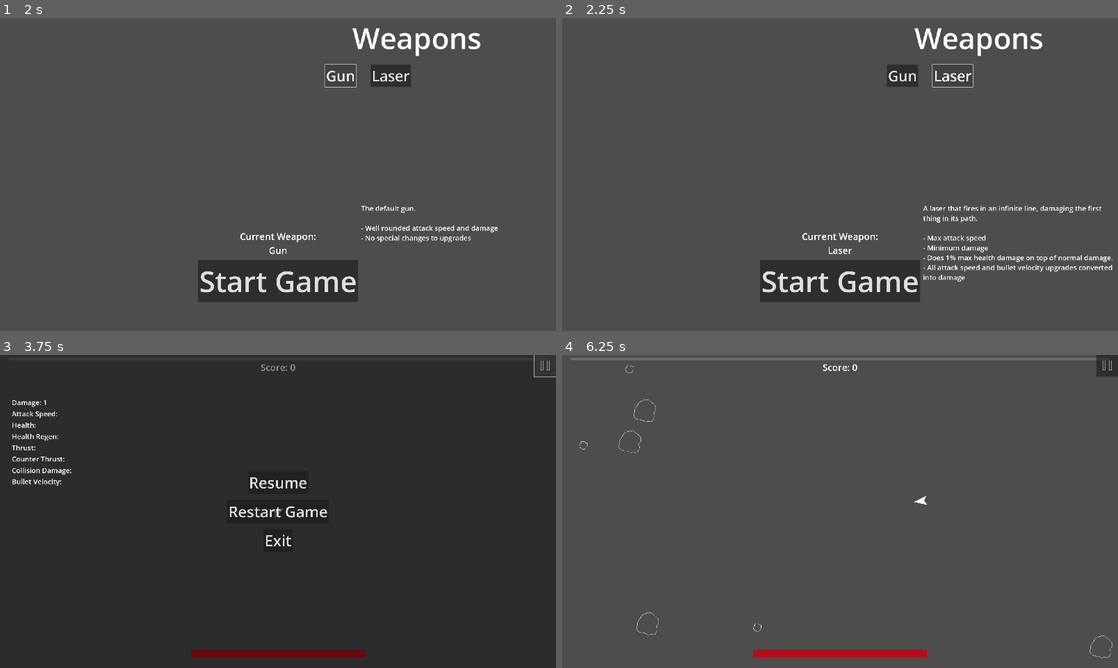
Above: before the commit, frames 1-4 (two rows, left to right).
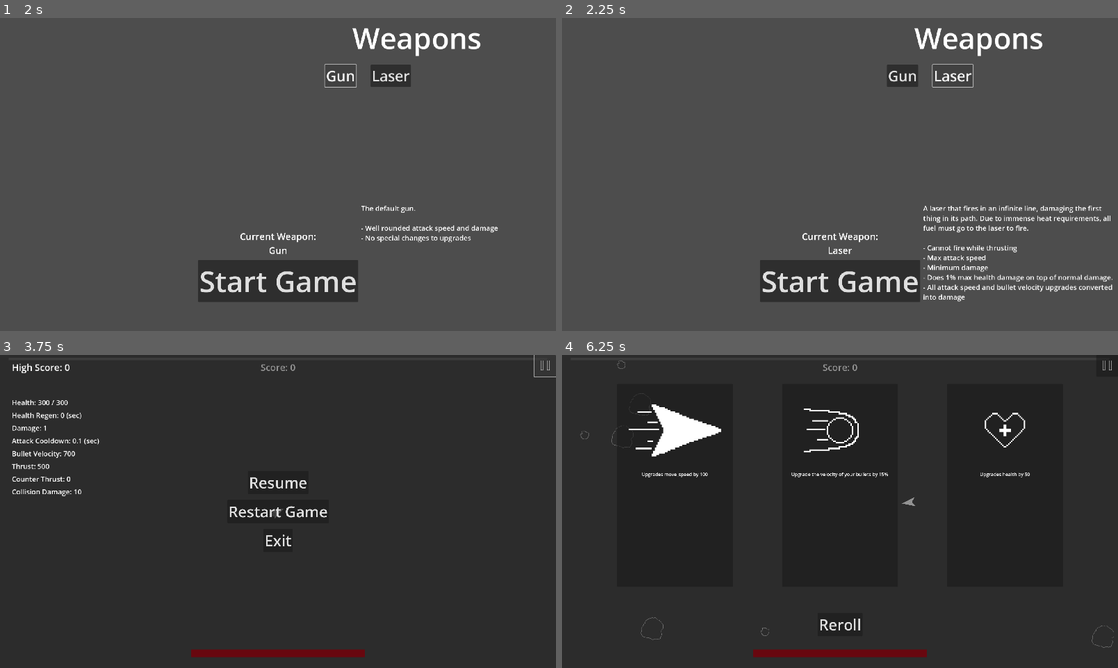
Above: after the commit, the same moments.

Repository: CoilSeb/AsteroidsPersonal
Game: Godot game, scene res://Scenes/Screens/Start Screen/StartScreen.tscn
Same seed, same stepped clock (60 frames per second), same inputs: the game is played once before the commit and once after it.
Inputs (mouse positions are in pixels of both pictures, inside the frame that each line leads up to):
- Up to frame 1 (2 s): click "Start Game" at 0.5 s; click "Gun" at 1.25 s
- Up to frame 2 (2.25 s): click "Laser" at 2 s
- Up to frame 3 (3.75 s): click "Start Game" at 2.75 s; click (544, 364) at 3.5 s
- Up to frame 4 (6.25 s): click "Resume" at 4.25 s; move the mouse to (962, 495) at 5.02 s; press the mouse at (962, 495) at 5.03 s; hold D (rotate_right) 5.03-5.78 s; right-click (962, 495) at 5.3 s; move the mouse to (728, 527) at 5.77 s; release the mouse at (728, 527) at 5.78 s; hold S (move_backward) from 5.78 s (still down); right-click (728, 527) at 5.85 s; tap R (reroll) at 6.05 s

Frame 1 is identical in both runs. In frame 2, 1.8% of the frame differs, in the area x 65-99%, y 63-91%; in frame 3, 1.2%; in frame 4, 99%, in the area x 0-100%, y 0-100%.

Commit message:
Update laser process mode and fix laser queue_free bug

Diff:
--- a/Global Scripts/Global.gd
+++ b/Global Scripts/Global.gd
@@ -15,6 +15,7 @@
 var exp
 var exp_threshold
 var weapon
+var laser_made
 
 var start_upgrades = [
 	preload("res://Upgrades/Solo_Upgrades/damage_up.tres"),
@@ -57,10 +58,11 @@
 	match weapon:
 		"Gun":
 			damage = 10
-			attack_speed = 1
+			attack_speed = 0.75
 		"Laser":
 			damage = 1
 			attack_speed = 0.1
+			laser_made = false
 
 	bullet_velocity = 700
 	collision_damage = 10
@@ -91,3 +93,14 @@
 		return 0
 	var data = json.get_data()
 	return data["High Score"]
+
+
+func get_score_text(value):
+	var score_string = str(value)
+	var score_text = ""
+	for i in range(len(score_string)):
+		score_text += score_string[i]
+		var distance = len(score_string) - i
+		if distance != 1 and distance % 3 == 1:
+			score_text += ","
+	return score_text
--- a/Scenes/Laser/Laser.gd
+++ b/Scenes/Laser/Laser.gd
@@ -27,3 +27,7 @@
 				shoot_timer.start(Global.attack_speed)
 		line.rotation = laser.target_position.angle()
 		line.points[1].x = end.position.length()
+
+	if get_tree().paused:
+		Global.laser_made = false
+		queue_free()
--- a/Scenes/Laser/laser.tscn
+++ b/Scenes/Laser/laser.tscn
@@ -3,6 +3,7 @@
 [ext_resource type="Script" path="res://Scenes/Laser/Laser.gd" id="1_85vll"]
 
 [node name="Laser" type="RayCast2D"]
+process_mode = 3
 position = Vector2(0, 540)
 target_position = Vector2(1920, 0)
 collision_mask = 4
--- a/Scenes/Player/Player.gd
+++ b/Scenes/Player/Player.gd
@@ -2,6 +2,7 @@
 
 @onready var GameScene = get_parent()
 @onready var Ui = get_parent().get_node("UI")
+@onready var thrust_sprite_2d = $Thrust_Sprite2D
 
 var bulletScene = preload("res://Scenes/Bullets/Bullet.tscn")
 var laserScene = preload("res://Scenes/Laser/laser.tscn")
@@ -15,7 +16,6 @@
 var immunity_timer = null
 var using_mouse = false
 var weapon = Global.weapon
-var laser_made = false
 var can_move = true
 
 
@@ -56,28 +56,30 @@
 		using_mouse = true
 	if using_mouse == true:
 		rotate(get_angle_to(get_global_mouse_position()) + (0.5 * PI))
-	if (Input.is_action_pressed("move_forward") || Input.is_action_pressed("M1")) && can_move:
+	if Input.is_action_pressed("move_forward") && can_move:
 		velocity += ((Vector2(0, -1) * thrust * delta).rotated(rotation))
+		thrust_sprite_2d.show()
 	elif Input.is_action_just_pressed("move_backward"):
 		velocity += ((Vector2(0, 10) * counter_thrust * delta).rotated(rotation))
 	else:
+		thrust_sprite_2d.hide()
 		velocity = lerp(velocity, Vector2.ZERO, slowDown * delta)
 		if velocity.length() >= -10 && velocity.length() <= 10:
 			velocity = Vector2.ZERO
-
 
 	move_and_collide(velocity * delta)
 
 	# Shooting
 	if weapon == "Laser":
-		if Input.is_action_pressed("shoot") || Input.is_action_pressed("M2"):
-			if !laser_made:
+		if Input.is_action_pressed("shoot") && !Input.is_action_pressed("move_forward"):
+			if !Global.laser_made:
 				make_laser()
 			laserInstance.global_position = global_position + Vector2(0, -15).rotated(rotation)
 			laserInstance.direction = Vector2.UP.rotated(rotation)
-		if Input.is_action_just_released("shoot") || Input.is_action_just_released("M2"):
-			laserInstance.queue_free()
-			laser_made = false
+		if Input.is_action_just_released("shoot") || Input.is_action_pressed("move_forward") || Input.is_action_pressed("move_backward"):
+			if laserInstance != null:
+				laserInstance.queue_free()
+				Global.laser_made = false
 	if weapon == "Gun":
 		if (Input.is_action_pressed("shoot") || Input.is_action_pressed("M2")) && shootTimer.time_left == 0:  # Use action_just_pressed to prevent multiple bullets on a single press
 			var bulletInstance = bulletScene.instantiate()  # Create a new instance of the Bullet scene
@@ -95,7 +97,7 @@
 func make_laser():
 	laserInstance = laserScene.instantiate()
 	get_parent().add_child(laserInstance)
-	laser_made = true
+	Global.laser_made = true
 
 
 func _on_area_2d_area_entered(area):
--- a/Scenes/Player/Player.tscn
+++ b/Scenes/Player/Player.tscn
@@ -1,7 +1,8 @@
-[gd_scene load_steps=4 format=3 uid="uid://bmiu6wiv2qyw3"]
+[gd_scene load_steps=5 format=3 uid="uid://bmiu6wiv2qyw3"]
 
 [ext_resource type="Script" path="res://Scenes/Player/Player.gd" id="1_awws1"]
 [ext_resource type="Texture2D" uid="uid://cy2p3man040cg" path="res://Sprites/Other/Player-1.png.png" id="2_fdo7j"]
+[ext_resource type="Texture2D" uid="uid://cleolfa5jahst" path="res://Sprites/Other/Thrust-1.png (2).png" id="3_16tuw"]
 
 [sub_resource type="CircleShape2D" id="CircleShape2D_sawk4"]
 radius = 25.0
@@ -17,11 +18,13 @@
 texture = ExtResource("2_fdo7j")
 
 [node name="CollisionPolygon2D" type="CollisionPolygon2D" parent="."]
+visible = false
 position = Vector2(0, -0.499998)
 scale = Vector2(1, 1.47917)
 polygon = PackedVector2Array(0, -14.5352, -16, 15.2112, 0, 7.77463, 16, 15.2112)
 
 [node name="Area2D" type="Area2D" parent="."]
+visible = false
 collision_mask = 12
 
 [node name="CollisionPolygon2D" type="CollisionPolygon2D" parent="Area2D"]
@@ -30,6 +33,7 @@
 polygon = PackedVector2Array(0, -14.5352, -16, 15.2112, 0, 7.77463, 16, 15.2112)
 
 [node name="Collection_Range" type="Area2D" parent="."]
+visible = false
 collision_layer = 16
 collision_mask = 8
 
@@ -37,5 +41,11 @@
 position = Vector2(0, 3)
 shape = SubResource("CircleShape2D_sawk4")
 
+[node name="Thrust_Sprite2D" type="Sprite2D" parent="."]
+z_index = -1
+position = Vector2(0, 25)
+scale = Vector2(0.25, 0.25)
+texture = ExtResource("3_16tuw")
+
 [connection signal="area_entered" from="Area2D" to="." method="_on_area_2d_area_entered"]
 [connection signal="area_entered" from="Collection_Range" to="." method="_on_collection_range_area_entered"]
--- a/Scenes/Screens/GameScene/GameScene.gd
+++ b/Scenes/Screens/GameScene/GameScene.gd
@@ -33,7 +33,6 @@
 	if !find_child("Player"):
 		player = false
 		#print(player)
-	print(Global.damage)
 
 
 func _process(_delta):
@@ -96,75 +95,64 @@
 
 
 func _on_timer_wave_timeout():
-	print("wave 1")
 	for i in range(5):
 		spawn_Asteroid()
 	timer_wave2.start(wave_time)
 
 
 func _on_timer_wave_2_timeout():
-	print("wave 2")
 	for i in range(7):
 		spawn_Asteroid()
 	timer_wave3.start(wave_time)
 
 
 func _on_timer_wave_3_timeout():
-	print("wave 3")
 	for i in range(7):
 		spawn_Asteroid()
 	timer_wave4.start(wave_time)
 
 
 func _on_timer_wave_4_timeout():
-	print("wave 4")
 	for i in range(7):
 		spawn_Asteroid()
 	timer_wave5.start(wave_time)
 
 
 func _on_timer_wave_5_timeout():
-	print("wave 5")
 	for i in range(10):
 		spawn_Asteroid()
 	timer_wave6.start(wave_time)
 
 
 func _on_timer_wave_6_timeout():
-	print("wave 6")
 	for i in range(10):
 		spawn_Asteroid()
 	timer_wave7.start(wave_time)
 
 
 func _on_timer_wave_7_timeout():
-	print("wave 7")
 	for i in range(10):
 		spawn_Asteroid()
 	timer_wave8.start(wave_time)
 
 
 func _on_timer_wave_8_timeout():
-	print("wave 8")
 	for i in range(12):
 		spawn_Asteroid()
 	timer_wave9.start(wave_time)
 
 
 func _on_timer_wave_9_timeout():
-	print("wave 9")
 	for i in range(10):
 		spawn_Asteroid()
 	timer_wave10.start(wave_time)
 
 
 func _on_timer_wave_10_timeout():
-	print("wave 10")
 	for i in range(10):
 		spawn_Asteroid()
 	timer_wave10.start(20)
 
 
 func _on_wave_timer_timeout():
-	print("wave 0")
 	spawn_wave()
--- a/Scenes/Screens/Start Screen/StartScreen.gd
+++ b/Scenes/Screens/Start Screen/StartScreen.gd
@@ -5,7 +5,7 @@
 
 # Called when the node enters the scene tree for the first time.
 func _ready():
-	high_score_label.text = "High Score: " + str(Global.high_score)
+	high_score_label.text = "High Score: " + Global.get_score_text(Global.high_score)
 
 
 # Called every frame. 'delta' is the elapsed time since the previous frame.
--- a/Scenes/Screens/Start_Menu/start_menu.tscn
+++ b/Scenes/Screens/Start_Menu/start_menu.tscn
@@ -93,8 +93,9 @@
 grow_horizontal = 0
 grow_vertical = 0
 theme_override_font_sizes/normal_font_size = 24
-text = "A laser that fires in an infinite line, damaging the first thing in its path.
+text = "A laser that fires in an infinite line, damaging the first thing in its path. Due to immense heat requirements, all fuel must go to the laser to fire.
 
+- Cannot fire while thrusting
 - Max attack speed
 - Minimum damage
 - Does 1% max health damage on top of normal damage.
--- a/Scenes/UI/UI.gd
+++ b/Scenes/UI/UI.gd
@@ -56,6 +56,7 @@
 	exit_button.connect("pressed", _on_ExitButton_pressed)
 	Global.connect("update_max_health", update_max_health)
 	Global.connect("update_health", update_health)
+	$PauseMenu/Pause_High_Score_Label.text = "High Score: " + Global.get_score_text(Global.high_score)
 	pause_menu.visible = false
 	restart_button.visible = false
 	update_max_health(0)
@@ -73,10 +74,17 @@
 	if upgrade_menu.visible == true:
 		if Input.is_action_just_pressed("reroll"):
 			level_up()
-	if Input.is_action_just_pressed("Ctrl+L"):
+	if Input.is_action_just_pressed("reroll"):
 		level_up()
-	$PauseMenu/VBoxContainer/Damage_Label.text = "Damage: " + str(Global.damage)
-
+
+	$PauseMenu/VBoxContainer/Damage_Label.text = "Damage: " + str(snapped(Global.damage, 0.01))
+	$PauseMenu/VBoxContainer/Attack_Speed_Label.text = "Attack Cooldown: " + str(snapped(Global.attack_speed, 0.01)) + " (sec)"
+	$PauseMenu/VBoxContainer/Bullet_Velocity_Label.text = "Bullet Velocity: " + str(Global.bullet_velocity)
+	$PauseMenu/VBoxContainer/Health_Label.text = "Health: " + str(snapped(Global.health, 1)) + " / " + str(Global.max_health)
+	$PauseMenu/VBoxContainer/Health_Regen_Label.text = "Health Regen: " + str(Global.health_regen) + " (sec)"
+	$PauseMenu/VBoxContainer/Move_Speed_Label.text = "Thrust: " + str(Global.move_speed)
+	$PauseMenu/VBoxContainer/Counter_Thrust_Label.text = "Counter Thrust: " + str(Global.counter_thrust)
+	$PauseMenu/VBoxContainer/Collision_Damage_Label.text = "Collision Damage: " + str(Global.collision_damage)
 
 func toggle_pause_menu():
 	get_tree().paused = !get_tree().paused
@@ -85,15 +93,15 @@
 		get_tree().paused = true
 		for button in buttons:
 			button.visible != button.visible
+			print(button.visible)
 
 
 func _on_ResumeButton_pressed():
 	get_tree().paused = false
 	pause_menu.visible = false
 	if upgrade_menu.visible == true:
-		first_upgrade_button.visible = !first_upgrade_button.visible
-		second_upgrade_button.visible = !second_upgrade_button.visible
-		third_upgrade_button.visible = !third_upgrade_button.visible
+		for button in buttons:
+			button.visible = true
 		get_tree().paused = true
 
 
@@ -118,7 +126,7 @@
 
 func increase_score(amount):
 	score += amount
-	score_label.text = "Score: " + str(score)
+	$Score_Label.text = "Score: " + Global.get_score_text(score)
 
 
 func update_health(amount):
@@ -131,8 +139,9 @@
 		score_label.position.y = Global.screen_size.y/2 - 45
 		restart_button.visible = true
 		high_score_label.visible = true
-		high_score_label.text = "High Score: " + str(Global.high_score)
+		high_score_label.text = "High Score: " + Global.get_score_text(Global.high_score)
 		if score > Global.high_score:
+			high_score_label.text = "New High Score: " + Global.get_score_text(Global.high_score)
 			Global.high_score = score
 			Global.save_score()
 		GameScene.game_over()
--- a/Scenes/UI/UI.tscn
+++ b/Scenes/UI/UI.tscn
@@ -339,6 +339,17 @@
 theme_override_font_sizes/font_size = 52
 text = "Restart Game"
 
+[node name="Pause_High_Score_Label" type="Label" parent="PauseMenu"]
+layout_mode = 2
+offset_left = 41.0
+offset_top = 20.0
+offset_right = 223.0
+offset_bottom = 65.0
+theme_override_font_sizes/font_size = 32
+text = "High Score: "
+horizontal_alignment = 1
+vertical_alignment = 1
+
 [node name="VBoxContainer" type="VBoxContainer" parent="PauseMenu"]
 layout_mode = 1
 anchors_preset = 4
@@ -349,7 +360,17 @@
 offset_right = 562.0
 offset_bottom = 394.0
 grow_vertical = 2
-theme_override_constants/separation = 5
+theme_override_constants/separation = 10
+
+[node name="Health_Label" type="Label" parent="PauseMenu/VBoxContainer"]
+layout_mode = 2
+theme_override_font_sizes/font_size = 24
+text = "Health: "
+
+[node name="Health_Regen_Label" type="Label" parent="PauseMenu/VBoxContainer"]
+layout_mode = 2
+theme_override_font_sizes/font_size = 24
+text = "Health Regen: "
 
 [node name="Damage_Label" type="Label" parent="PauseMenu/VBoxContainer"]
 layout_mode = 2
@@ -359,17 +380,12 @@
 [node name="Attack_Speed_Label" type="Label" parent="PauseMenu/VBoxContainer"]
 layout_mode = 2
 theme_override_font_sizes/font_size = 24
-text = "Attack Speed: "
-
-[node name="Health_Label" type="Label" parent="PauseMenu/VBoxContainer"]
-layout_mode = 2
-theme_override_font_sizes/font_size = 24
-text = "Health: "
-
-[node name="Health_Regen_Label" type="Label" parent="PauseMenu/VBoxContainer"]
-layout_mode = 2
-theme_override_font_sizes/font_size = 24
-text = "Health Regen: "
+text = "Attack Cooldown: "
+
+[node name="Bullet_Velocity_Label" type="Label" parent="PauseMenu/VBoxContainer"]
+layout_mode = 2
+theme_override_font_sizes/font_size = 24
+text = "Bullet Velocity: "
 
 [node name="Move_Speed_Label" type="Label" parent="PauseMenu/VBoxContainer"]
 layout_mode = 2
@@ -385,11 +401,6 @@
 layout_mode = 2
 theme_override_font_sizes/font_size = 24
 text = "Collision Damage: "
-
-[node name="Bullet_Velocity_Label" type="Label" parent="PauseMenu/VBoxContainer"]
-layout_mode = 2
-theme_override_font_sizes/font_size = 24
-text = "Bullet Velocity: "
 
 [node name="PauseButton" type="Button" parent="."]
 anchors_preset = 1
--- a/Upgrades/Solo_Upgrades/attack_speed_up.tres
+++ b/Upgrades/Solo_Upgrades/attack_speed_up.tres
@@ -6,7 +6,7 @@
 [sub_resource type="Resource" id="Resource_lvvjd"]
 script = ExtResource("1_af4au")
 upgrade_name = "attack_speed"
-upgrade_text = "Upgrade attack speed and shoot 20% faster"
+upgrade_text = "Reduce attack cooldown by 20% "
 upgrade_value = 0.2
 upgrade_texture = ExtResource("2_7ukon")
 key_upgrade = true
@@ -14,7 +14,7 @@
 [sub_resource type="Resource" id="Resource_8ie3u"]
 script = ExtResource("1_af4au")
 upgrade_name = "attack_speed"
-upgrade_text = "Upgrade attack speed again and shoot another 15% faster"
+upgrade_text = "Reduce attack cooldown by another 15% faster"
 upgrade_value = 0.15
 upgrade_texture = ExtResource("2_7ukon")
 key_upgrade = false
@@ -23,7 +23,7 @@
 [resource]
 script = ExtResource("1_af4au")
 upgrade_name = "attack_speed"
-upgrade_text = "Upgrade attack speed and shoot 15% faster"
+upgrade_text = "Reduce attack cooldown by 15% "
 upgrade_value = 0.15
 upgrade_texture = ExtResource("2_7ukon")
 key_upgrade = false
--- a/Upgrades/Solo_Upgrades/counter_thrust.tres
+++ b/Upgrades/Solo_Upgrades/counter_thrust.tres
@@ -23,7 +23,7 @@
 [resource]
 script = ExtResource("1_wg1gf")
 upgrade_name = "counter_thrust"
-upgrade_text = "Upgrade counter thrust by 500 "
+upgrade_text = "Upgrade counter thrust by 1000"
 upgrade_value = 1000.0
 upgrade_texture = ExtResource("2_sut6x")
 key_upgrade = false
--- a/Upgrades/Solo_Upgrades/regen_with_degen.tres
+++ b/Upgrades/Solo_Upgrades/regen_with_degen.tres
@@ -5,6 +5,6 @@
 [resource]
 script = ExtResource("1_5dmgb")
 upgrade_name = "regen_with_degen"
-upgrade_text = "Regenerate 75 health per second, but reduce health by half your max. "
-upgrade_value = 2.0
+upgrade_text = "Regenerate 75 health per second, but devide your max health by 3"
+upgrade_value = 3.0
 key_upgrade = false
--- a/project.godot
+++ b/project.godot
@@ -39,24 +39,23 @@
 rotate_left={
 "deadzone": 0.5,
 "events": [Object(InputEventKey,"resource_local_to_scene":false,"resource_name":"","device":-1,"window_id":0,"alt_pressed":false,"shift_pressed":false,"ctrl_pressed":false,"meta_pressed":false,"pressed":false,"keycode":0,"physical_keycode":65,"key_label":0,"unicode":97,"echo":false,"script":null)
-, Object(InputEventKey,"resource_local_to_scene":false,"resource_name":"","device":-1,"window_id":0,"alt_pressed":false,"shift_pressed":false,"ctrl_pressed":false,"meta_pressed":false,"pressed":false,"keycode":0,"physical_keycode":4194319,"key_label":0,"unicode":0,"echo":false,"script":null)
 ]
 }
 rotate_right={
 "deadzone": 0.5,
 "events": [Object(InputEventKey,"resource_local_to_scene":false,"resource_name":"","device":-1,"window_id":0,"alt_pressed":false,"shift_pressed":false,"ctrl_pressed":false,"meta_pressed":false,"pressed":false,"keycode":0,"physical_keycode":68,"key_label":0,"unicode":100,"echo":false,"script":null)
-, Object(InputEventKey,"resource_local_to_scene":false,"resource_name":"","device":-1,"window_id":0,"alt_pressed":false,"shift_pressed":false,"ctrl_pressed":false,"meta_pressed":false,"pressed":false,"keycode":0,"physical_keycode":4194321,"key_label":0,"unicode":0,"echo":false,"script":null)
 ]
 }
 move_forward={
 "deadzone": 0.5,
 "events": [Object(InputEventKey,"resource_local_to_scene":false,"resource_name":"","device":-1,"window_id":0,"alt_pressed":false,"shift_pressed":false,"ctrl_pressed":false,"meta_pressed":false,"pressed":false,"keycode":0,"physical_keycode":87,"key_label":0,"unicode":119,"echo":false,"script":null)
-, Object(InputEventKey,"resource_local_to_scene":false,"resource_name":"","device":-1,"window_id":0,"alt_pressed":false,"shift_pressed":false,"ctrl_pressed":false,"meta_pressed":false,"pressed":false,"keycode":0,"physical_keycode":4194320,"key_label":0,"unicode":0,"echo":false,"script":null)
+, Object(InputEventMouseButton,"resource_local_to_scene":false,"resource_name":"","device":-1,"window_id":0,"alt_pressed":false,"shift_pressed":false,"ctrl_pressed":false,"meta_pressed":false,"button_mask":0,"position":Vector2(0, 0),"global_position":Vector2(0, 0),"factor":1.0,"button_index":1,"canceled":false,"pressed":false,"double_click":false,"script":null)
 ]
 }
 shoot={
 "deadzone": 0.5,
 "events": [Object(InputEventKey,"resource_local_to_scene":false,"resource_name":"","device":-1,"window_id":0,"alt_pressed":false,"shift_pressed":false,"ctrl_pressed":false,"meta_pressed":false,"pressed":false,"keycode":0,"physical_keycode":32,"key_label":0,"unicode":32,"echo":false,"script":null)
+, Object(InputEventMouseButton,"resource_local_to_scene":false,"resource_name":"","device":-1,"window_id":0,"alt_pressed":false,"shift_pressed":false,"ctrl_pressed":false,"meta_pressed":false,"button_mask":0,"position":Vector2(0, 0),"global_position":Vector2(0, 0),"factor":1.0,"button_index":2,"canceled":false,"pressed":false,"double_click":false,"script":null)
 ]
 }
 Escape={
@@ -84,11 +83,6 @@
 "events": [Object(InputEventKey,"resource_local_to_scene":false,"resource_name":"","device":-1,"window_id":0,"alt_pressed":false,"shift_pressed":false,"ctrl_pressed":false,"meta_pressed":false,"pressed":false,"keycode":0,"physical_keycode":82,"key_label":0,"unicode":114,"echo":false,"script":null)
 ]
 }
-Ctrl+L={
-"deadzone": 0.5,
-"events": [Object(InputEventKey,"resource_local_to_scene":false,"resource_name":"","device":-1,"window_id":0,"alt_pressed":false,"shift_pressed":false,"ctrl_pressed":true,"meta_pressed":false,"pressed":false,"keycode":0,"physical_keycode":76,"key_label":0,"unicode":0,"echo":false,"script":null)
-]
-}
 
 [rendering]
 
Binary file added: Sprites/Other/Thrust-1.png (2).png
Not shown, added: Sprites/Other/Thrust-1.png (2).png.import
